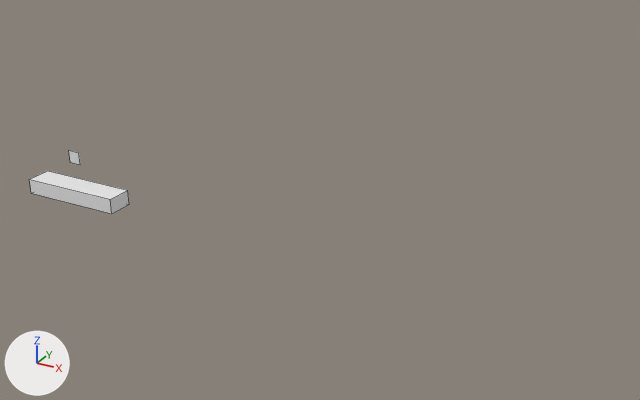
A saved change to the Blender file Sprites UV.blend.
The view is the same before and after, from a 50 mm camera at (11.72, -11.61, 6.05) aimed at (5.03, 0.55, -0.03). Every picture has the same lights, and +X, +Y and +Z are marked at lower left. Mesh edges are drawn as thin lines.
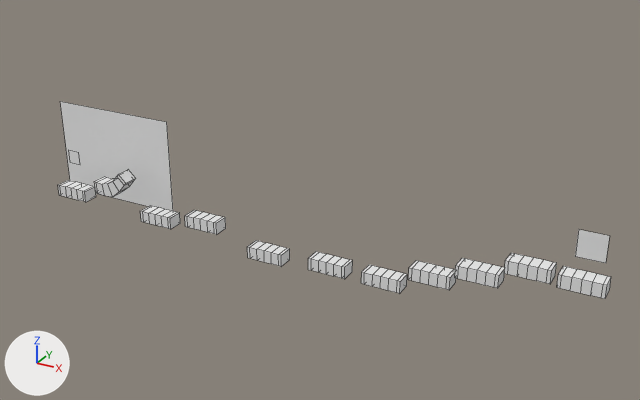
The newer file is also rescaled (x0.972), turned or shifted as a whole; pictures and numbers use the older file's frame.

Pixel boxes [x1, y1, x2, y2] of what changed, in the pictures (640 x 400 px):
'sonic island', added
    after: [60, 101, 173, 211]
'Plane', deleted
    before: [29, 171, 129, 214]
'platform2.009', added
    after: [557, 266, 611, 299]
'platform2.008', added
    after: [504, 253, 557, 284]
'platform2.007', added
    after: [455, 258, 505, 288]
'platform2.006', added
    after: [408, 260, 456, 290]
'platform2.005', added
    after: [361, 265, 407, 293]
'ring', added
    after: [575, 229, 610, 263]
'platform2.004', added
    after: [308, 251, 353, 279]
'platform2.003', added
    after: [247, 240, 290, 266]
'platform2.002', added
    after: [185, 210, 226, 234]
'platform2.001', added
    after: [140, 205, 180, 229]
'platform2', added
    after: [94, 170, 135, 197]
'platform1', added
    after: [58, 180, 96, 202]

Patch to the scene script:
```diff
--- a/Sprites UV.blend.py
+++ b/Sprites UV.blend.py
@@ me_sonic_island @@
+me_sonic_island.from_pydata([(-0.714, -0.5, 0.0), (0.714, -0.5, 0.0), (-0.714, 0.5, 0.0), (0.714, 0.5, 0.0)], [], [(0, 1, 3, 2)])
+me_sonic_island.materials.append(mat_sonic_island)  # white #e7e7e7
@@ me_ring @@
+me_ring.from_pydata([(8.6, 0.0, -69.3), (-8.6, 0.0, -69.3), (8.6, 0.0, 69.3), (-8.6, 0.0, 69.3)], [], [(3, 2, 0, 1)])
+me_ring.materials.append(mat_ring)  # white #e7e7e7
@@ ob_plane @@
-ob_plane = bpy.data.objects.new('Plane', me_plane_001)
@@ ob_platform1 @@
+ob_platform1 = bpy.data.objects.new('platform1', me_plane_001_1)  # 28 vertices, 26 faces; spans x -1.03..1.03, y -0.25..0.25, z -0.15..0.15; in mat_material (white #e7e7e7)
+ob_platform1.location = (-0.04, 0.0, -0.7)
+ob_platform1.scale = (0.334, 0.568, 0.733)
@@ ob_platform2 @@
+ob_platform2 = bpy.data.objects.new('platform2', me_plane_000)  # 28 vertices, 26 faces; spans x -1.03..1.27, y -0.25..0.25, z -0.19..0.5; in mat_material (white #e7e7e7)
+ob_platform2.location = (0.92, 0.0, -0.43)
+ob_platform2.scale = (0.334, 0.568, 0.733)
@@ ob_sonic_island @@
+ob_sonic_island = bpy.data.objects.new('sonic island', me_sonic_island)
+ob_sonic_island.location = (0.47, 0.63, -0.1)
+ob_sonic_island.rotation_euler = (1.571, 0.0, 0.0)  # degrees (90, 0, 0)
+ob_sonic_island.scale = (1.83, 1.83, 1.83)
@@ ob_platform2_001 @@
+ob_platform2_001 = bpy.data.objects.new('platform2.001', me_plane_001_1.copy())
+ob_platform2_001.location = (1.98, 0.0, -0.81)
+ob_platform2_001.scale = (0.334, 0.568, 0.733)
@@ ob_platform2_002 @@
+ob_platform2_002 = bpy.data.objects.new('platform2.002', me_plane_001_1.copy())
+ob_platform2_002.location = (2.99, 0.0, -0.68)
+ob_platform2_002.scale = (0.334, 0.568, 0.733)
@@ ob_platform2_003 @@
+ob_platform2_003 = bpy.data.objects.new('platform2.003', me_plane_001_1.copy())
+ob_platform2_003.location = (4.31, 0.0, -0.98)
+ob_platform2_003.scale = (0.334, 0.568, 0.733)
@@ ob_platform2_004 @@
+ob_platform2_004 = bpy.data.objects.new('platform2.004', me_plane_001_1.copy())
+ob_platform2_004.location = (5.53, 0.0, -0.9)
+ob_platform2_004.scale = (0.334, 0.568, 0.733)
@@ ob_platform2_005 @@
+ob_platform2_005 = bpy.data.objects.new('platform2.005', me_plane_001_1.copy())
+ob_platform2_005.location = (6.52, 0.0, -0.9)
+ob_platform2_005.scale = (0.334, 0.568, 0.733)
@@ ob_platform2_006 @@
+ob_platform2_006 = bpy.data.objects.new('platform2.006', me_plane_001_1.copy())
+ob_platform2_006.location = (7.34, 0.0, -0.61)
+ob_platform2_006.scale = (0.334, 0.568, 0.733)
@@ ob_platform2_007 @@
+ob_platform2_007 = bpy.data.objects.new('platform2.007', me_plane_001_1.copy())
+ob_platform2_007.location = (8.1, 0.0, -0.38)
+ob_platform2_007.scale = (0.334, 0.568, 0.733)
@@ ob_platform2_008 @@
+ob_platform2_008 = bpy.data.objects.new('platform2.008', me_plane_001_1.copy())
+ob_platform2_008.location = (8.86, 0.0, -0.1)
+ob_platform2_008.scale = (0.334, 0.568, 0.733)
@@ ob_platform2_009 @@
+ob_platform2_009 = bpy.data.objects.new('platform2.009', me_plane_001_1.copy())
+ob_platform2_009.location = (9.64, 0.0, -0.13)
+ob_platform2_009.scale = (0.334, 0.568, 0.733)
@@ ob_ring @@
+ob_ring = bpy.data.objects.new('ring', me_ring)
+ob_ring.location = (9.69, 0.0, 0.45)
+ob_ring.rotation_euler = (-3.142, 0.0, 0.0)  # degrees (-180, 0, 0)
+ob_ring.scale = (0.0248, 0.0989, 0.00309)
```
